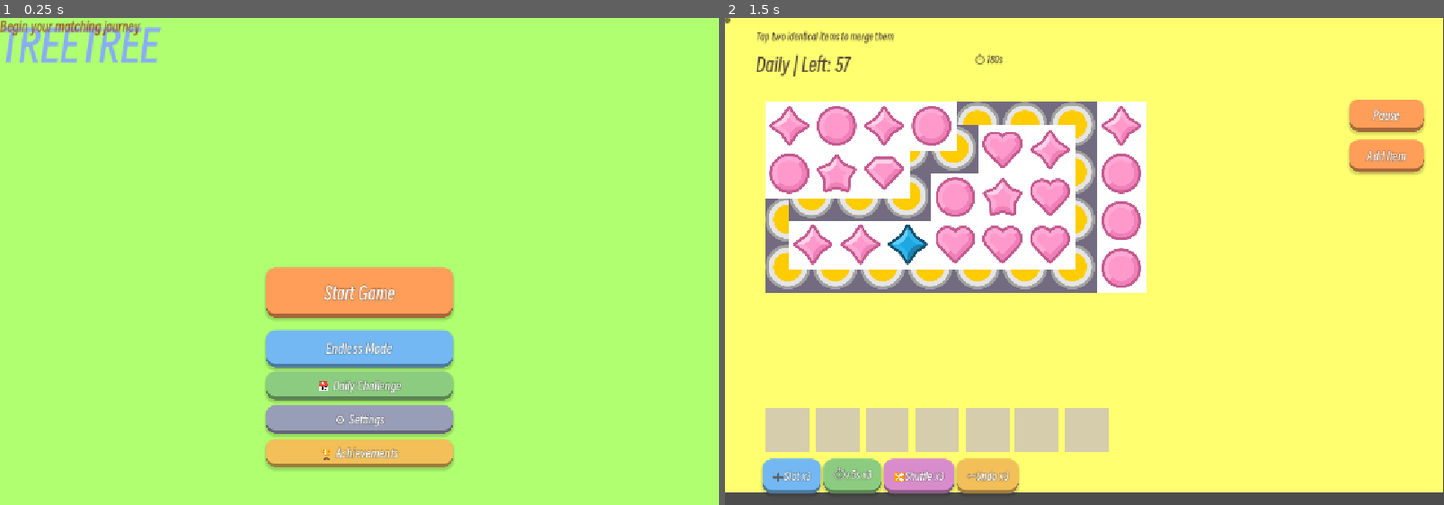
Above: before the commit, frames 1-2 (left to right).
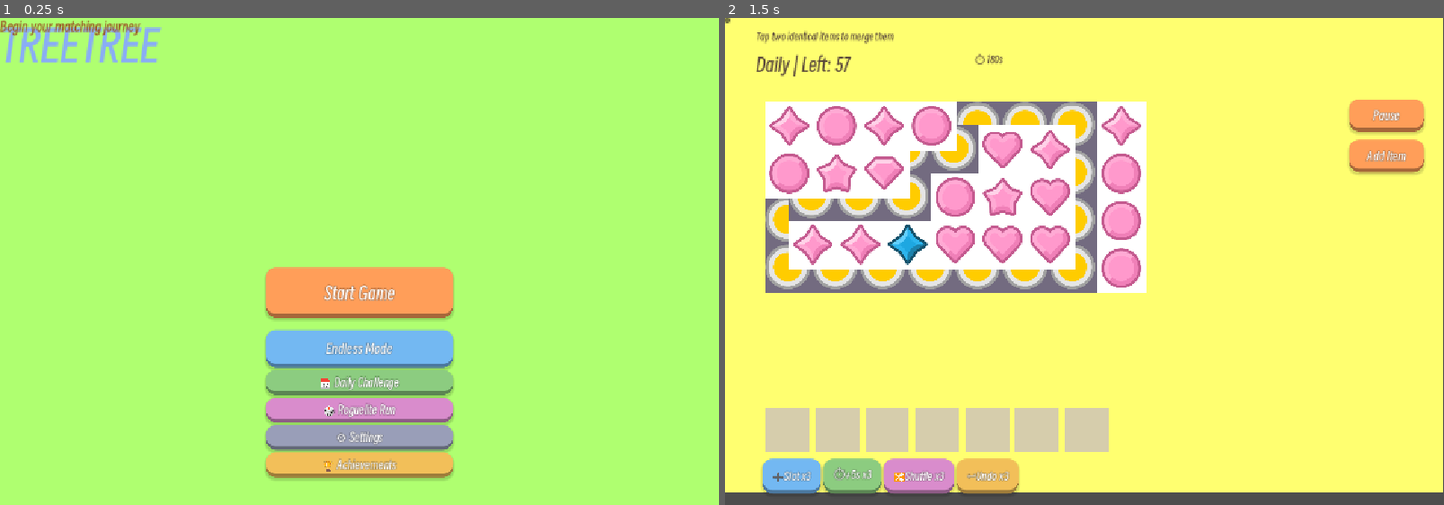
Above: after the commit, the same moments.

Repository: zxj-yu/tile-match-puzzle
Game: Godot game, scene res://scenes/Main.tscn
Two runs of this game, one before a commit and one after it. Both use one fixed random seed, a clock stepped at 60 frames per second and the inputs below.
Inputs:
- Up to frame 1 (0.25 s): no input
- Up to frame 2 (1.5 s): click "Add Item" at 0.5 s; click "📅 Daily Challenge" at 1.25 s

The runs differ from the first frame. In frame 1, 4.4% of the frame differs, in the area x 36-64%, y 72-96%; in frame 2, nothing differs.

Commit message:
feat: add Roguelite run mode with buff drafting
- New DAILY-style ROGUE mode: play escalating boards back to back; each
  cleared board offers a 3-of-6 buff draft (extra slot, +time, +undo,
  +shuffle, +25% score, combo cap +1) that stacks for the run
- Score accumulates across stages; combo cap and score multiplier read
  the run's buffs; timed boards scale with stage
- Losing ends the run and records best stage and best run score
  independently in the save
- In-code RogueBuffMenu overlay for the draft; title-screen entry,
  stage HUD, and run-summary result screen

Tests:
- test_rogue: buff-apply math, unknown-buff no-op, board escalation,
  distinct buff draft
- test_save_manager: record_rogue keeps best stage/score independently

Diff:
--- a/scripts/GridManager.gd
+++ b/scripts/GridManager.gd
@@ -1,11 +1,11 @@
 extends Node2D
 
-enum Mode { CAMPAIGN, ENDLESS, DAILY }
+enum Mode { CAMPAIGN, ENDLESS, DAILY, ROGUE }
 var mode = Mode.CAMPAIGN
 
-# 战役和每日都是限时模式，无尽不限时
+# 战役/每日/Roguelite 都是限时模式，无尽不限时
 func _is_timed() -> bool:
-	return mode == Mode.CAMPAIGN or mode == Mode.DAILY
+	return mode == Mode.CAMPAIGN or mode == Mode.DAILY or mode == Mode.ROGUE
 
 const CELL_SIZE = 76
 const GRID_ORIGIN = Vector2(60, 130)
@@ -48,6 +48,10 @@
 var skill_undo_left: int = 3
 # 撤销栈：存被收进托盘的方块字典（与 tiles 里同一个引用），可原样放回棋盘
 var undo_stack = []
+
+# ===== Roguelite 运行状态 =====
+var rogue_stage := 0        # 当前层数（从 1 开始）
+var rogue_mods := {}        # 本局累积的增益修正
 
 signal level_won(level_index: int)
 signal level_won_stars(level_index: int, stars: int, time_used: float)
@@ -60,6 +64,8 @@
 signal score_updated(current: int, combo: int)
 signal skills_updated(slot: int, time: int, shuffle: int, undo: int)
 signal daily_won(time_used: float)
+signal rogue_stage_started(stage: int, score: int)
+signal rogue_choose_buff(buffs: Array)
 
 func _ready():
 	_load_levels_from_json()
@@ -88,6 +94,8 @@
 		time_left = 0
 		timer_running = false
 		game_over = true
+		if mode == Mode.ROGUE:
+			SaveManager.record_rogue(rogue_stage, current_score)
 		SoundManager.play("lose")
 		emit_signal("game_lost")
 
@@ -161,6 +169,109 @@
 	timer_running = true
 	emit_signal("time_updated", time_left)
 	emit_signal("progress_changed", _count_playable())
+
+# ===== Roguelite：连打多层，每层通关三选一增益 =====
+const ROGUE_BUFFS = [
+	{ "id": "slot",    "name": "Extra Slot",  "desc": "+1 tray slot for the run" },
+	{ "id": "time",    "name": "Time Bonus",  "desc": "+15s on every board" },
+	{ "id": "undo",    "name": "Rewind+",     "desc": "+2 undo uses per board" },
+	{ "id": "shuffle", "name": "Reshuffle+",  "desc": "+2 shuffle uses per board" },
+	{ "id": "score",   "name": "Greed",       "desc": "+25% score gained" },
+	{ "id": "combo",   "name": "Combo Surge", "desc": "Combo multiplier cap +1" },
+]
+
+# 增益修正的默认值（也用于测试）
+static func default_rogue_mods() -> Dictionary:
+	return {
+		"bonus_slots": 0,
+		"bonus_time": 0.0,
+		"bonus_undo": 0,
+		"bonus_shuffle": 0,
+		"score_mult": 1.0,
+		"combo_cap": 3.0,
+	}
+
+# 把某个增益应用到 mods（纯函数，便于单元测试）
+static func apply_buff_to(mods: Dictionary, id: String) -> void:
+	match id:
+		"slot":    mods["bonus_slots"] += 1
+		"time":    mods["bonus_time"] += 15.0
+		"undo":    mods["bonus_undo"] += 2
+		"shuffle": mods["bonus_shuffle"] += 2
+		"score":   mods["score_mult"] += 0.25
+		"combo":   mods["combo_cap"] += 1.0
+
+# 随机抽 n 个不重复的增益供玩家选择
+func _random_buffs(n: int) -> Array:
+	var pool = ROGUE_BUFFS.duplicate()
+	pool.shuffle()
+	return pool.slice(0, min(n, pool.size()))
+
+# 根据当前修正返回连击上限 / 分数倍率（非 Roguelite 时用默认值）
+func _combo_cap() -> float:
+	if mode == Mode.ROGUE:
+		return float(rogue_mods.get("combo_cap", 3.0))
+	return 3.0
+
+func _score_mult() -> float:
+	if mode == Mode.ROGUE:
+		return float(rogue_mods.get("score_mult", 1.0))
+	return 1.0
+
+# 依难度递增生成矩形层叠棋盘
+func _rogue_layers(stage: int) -> Array:
+	var layer_count = min(2 + int(stage / 2), 4)
+	var base_w = min(5 + stage, 11)
+	var base_h = min(4 + int(stage / 2), 6)
+	var layers = []
+	for layer in range(layer_count):
+		var w = max(2, base_w - layer)
+		var h = max(2, base_h - layer)
+		var rows_arr = []
+		for r in range(h):
+			var line = ""
+			for c in range(w):
+				line += "X"
+			rows_arr.append(line)
+		layers.append(rows_arr)
+	return layers
+
+func start_rogue():
+	mode = Mode.ROGUE
+	rogue_stage = 1
+	rogue_mods = default_rogue_mods()
+	current_score = 0
+	combo_count = 0
+	_load_rogue_stage()
+
+func _load_rogue_stage():
+	_clear_board()
+	slot_count = BASE_SLOT_COUNT + int(rogue_mods.get("bonus_slots", 0))
+	_draw_slot_background()
+	game_over = false
+	is_paused = false
+	combo_count = 0
+	_reset_skills()
+	# 叠加本局增益带来的额外道具次数
+	skill_undo_left += int(rogue_mods.get("bonus_undo", 0))
+	skill_shuffle_left += int(rogue_mods.get("bonus_shuffle", 0))
+	emit_signal("skills_updated", skill_slot_left, skill_time_left_count, skill_shuffle_left, skill_undo_left)
+
+	var type_count = min(4 + int(rogue_stage / 2), 12)
+	_generate_board({ "types": type_count, "layers": _rogue_layers(rogue_stage) })
+
+	current_time_limit = 100.0 + float(rogue_mods.get("bonus_time", 0.0))
+	time_left = current_time_limit
+	timer_running = true
+	emit_signal("time_updated", time_left)
+	emit_signal("progress_changed", _count_playable())
+	emit_signal("rogue_stage_started", rogue_stage, current_score)
+
+# 玩家在结算里选了某个增益 → 应用并进入下一层
+func apply_rogue_buff(id: String):
+	apply_buff_to(rogue_mods, id)
+	rogue_stage += 1
+	_load_rogue_stage()
 
 func _reset_skills():
 	skill_slot_left = 3
@@ -198,6 +309,8 @@
 		start_endless()
 	elif mode == Mode.DAILY:
 		start_daily()
+	elif mode == Mode.ROGUE:
+		start_rogue()
 	else:
 		load_level(current_level)
 
@@ -428,6 +541,8 @@
 		timer_running = false
 		if mode == Mode.ENDLESS:
 			SaveManager.record_endless(endless_wave)
+		elif mode == Mode.ROGUE:
+			SaveManager.record_rogue(rogue_stage, current_score)
 		SoundManager.play("lose")
 		emit_signal("game_lost")
 		return
@@ -466,8 +581,8 @@
 func _award_score_with_effect(pos: Vector2):
 	combo_count += 1
 	combo_timer = COMBO_WINDOW
-	var mult = min(1.0 + (combo_count - 1) * 0.5, 3.0)
-	var points = int(100 * mult)
+	var mult = min(1.0 + (combo_count - 1) * 0.5, _combo_cap())
+	var points = int(100 * mult * _score_mult())
 	current_score += points
 	SaveManager.add_score(points)
 	emit_signal("score_updated", current_score, combo_count)
@@ -640,6 +755,14 @@
 		_load_endless_wave()
 		return
 
+	if mode == Mode.ROGUE:
+		# 本层清空：暂停并让玩家三选一增益，选完再进下一层
+		timer_running = false
+		SoundManager.play("win")
+		SaveManager.record_rogue(rogue_stage, current_score)
+		emit_signal("rogue_choose_buff", _random_buffs(3))
+		return
+
 	if mode == Mode.DAILY:
 		game_over = true
 		timer_running = false
--- /dev/null
+++ b/scripts/RogueBuffMenu.gd
@@ -0,0 +1,59 @@
+extends CanvasLayer
+# Roguelite 每层通关后的三选一增益界面。纯代码构建。
+# 打开时传入待选增益，玩家点选后发出 chosen(id)。
+
+signal chosen(id: String)
+
+var _box: Panel
+var _cards := []
+
+func _ready():
+	layer = 130          # 盖在结算面板之上
+	visible = false
+	_build_static()
+
+func _build_static():
+	var dim = ColorRect.new()
+	dim.color = Color(0, 0, 0, 0.6)
+	dim.set_anchors_and_offsets_preset(Control.PRESET_FULL_RECT)
+	dim.mouse_filter = Control.MOUSE_FILTER_STOP
+	add_child(dim)
+
+	_box = Panel.new()
+	_box.position = Vector2(325, 175)
+	_box.size = Vector2(500, 430)
+	add_child(_box)
+
+	var title = Label.new()
+	title.text = "Choose a Buff"
+	title.add_theme_font_size_override("font_size", 32)
+	title.position = Vector2(30, 18)
+	_box.add_child(title)
+
+func open(buffs: Array):
+	# 清掉上一次的卡片
+	for c in _cards:
+		if is_instance_valid(c):
+			c.queue_free()
+	_cards = []
+
+	var y = 74
+	for b in buffs:
+		var btn = Button.new()
+		btn.text = b["name"] + "\n" + b["desc"]
+		btn.position = Vector2(30, y)
+		btn.size = Vector2(440, 100)
+		btn.autowrap_mode = TextServer.AUTOWRAP_WORD_SMART
+		ButtonStyler.style(btn, Color(0.55, 0.72, 0.95), 22)
+		_box.add_child(btn)
+		var id = str(b["id"])
+		btn.pressed.connect(func(): _pick(id))
+		_cards.append(btn)
+		y += 112
+
+	visible = true
+
+func _pick(id: String):
+	SoundManager.play("skill")
+	visible = false
+	emit_signal("chosen", id)
--- a/scripts/SaveManager.gd
+++ b/scripts/SaveManager.gd
@@ -14,6 +14,8 @@
 	"achievements": [],      # 已解锁成就 id 列表
 	"daily_date": "",        # 最近一次每日挑战的日期 (YYYY-MM-DD)
 	"daily_best_time": 0.0,  # 当日最好通关用时（秒），0 表示今天还没通关
+	"rogue_best_stage": 0,   # Roguelite 到达过的最高层数
+	"rogue_best_score": 0,   # Roguelite 单局最高分
 }
 
 # 段位定义
@@ -127,6 +129,19 @@
 		return float(data["daily_best_time"])
 	return 0.0
 
+# ===== Roguelite 记录 =====
+# 分别保留最高层数与最高单局分
+func record_rogue(stage: int, score: int):
+	var changed = false
+	if stage > int(data.get("rogue_best_stage", 0)):
+		data["rogue_best_stage"] = stage
+		changed = true
+	if score > int(data.get("rogue_best_score", 0)):
+		data["rogue_best_score"] = score
+		changed = true
+	if changed:
+		save_game()
+
 # ===== 重置 =====
 func reset_save():
 	data = {
@@ -141,5 +156,7 @@
 		"achievements": [],
 		"daily_date": "",
 		"daily_best_time": 0.0,
+		"rogue_best_stage": 0,
+		"rogue_best_score": 0,
 	}
 	save_game()
--- a/scripts/UI.gd
+++ b/scripts/UI.gd
@@ -26,6 +26,8 @@
 var _toast_panel: Panel
 var _toast_title: Label
 var _toast_desc: Label
+# Roguelite 三选一增益界面
+var rogue_buff_menu
 
 var button_mode = "retry"
 
@@ -57,33 +59,45 @@
 	# 成就查看界面
 	achievements_menu = preload("res://scripts/AchievementsMenu.gd").new()
 	add_child(achievements_menu)
+	# Roguelite 增益选择界面
+	rogue_buff_menu = preload("res://scripts/RogueBuffMenu.gd").new()
+	add_child(rogue_buff_menu)
+	rogue_buff_menu.chosen.connect(func(id): grid_manager.apply_rogue_buff(id))
 	# 成就解锁提示浮层
 	_build_toast()
 	AchievementManager.achievement_unlocked.connect(_show_achievement_toast)
 
-	# 标题屏入口按钮：每日挑战 / 设置 / 成就（上下堆叠）
+	# 标题屏入口按钮：每日 / Roguelite / 设置 / 成就（上下堆叠）
 	var title_daily_btn = Button.new()
 	title_daily_btn.text = "📅 Daily Challenge"
-	title_daily_btn.position = Vector2(426, 566)
-	title_daily_btn.size = Vector2(300, 46)
+	title_daily_btn.position = Vector2(426, 564)
+	title_daily_btn.size = Vector2(300, 40)
 	$"../TitleScreen/Panel".add_child(title_daily_btn)
-	ButtonStyler.style(title_daily_btn, Color(0.55, 0.8, 0.5), 20)
+	ButtonStyler.style(title_daily_btn, Color(0.55, 0.8, 0.5), 19)
 	title_daily_btn.pressed.connect(_on_title_daily)
+
+	var title_rogue_btn = Button.new()
+	title_rogue_btn.text = "🎲 Roguelite Run"
+	title_rogue_btn.position = Vector2(426, 608)
+	title_rogue_btn.size = Vector2(300, 40)
+	$"../TitleScreen/Panel".add_child(title_rogue_btn)
+	ButtonStyler.style(title_rogue_btn, Color(0.85, 0.55, 0.8), 19)
+	title_rogue_btn.pressed.connect(_on_title_rogue)
 
 	var title_settings_btn = Button.new()
 	title_settings_btn.text = "⚙ Settings"
-	title_settings_btn.position = Vector2(426, 620)
-	title_settings_btn.size = Vector2(300, 46)
+	title_settings_btn.position = Vector2(426, 652)
+	title_settings_btn.size = Vector2(300, 40)
 	$"../TitleScreen/Panel".add_child(title_settings_btn)
-	ButtonStyler.style(title_settings_btn, Color(0.6, 0.62, 0.72), 20)
+	ButtonStyler.style(title_settings_btn, Color(0.6, 0.62, 0.72), 19)
 	title_settings_btn.pressed.connect(_open_settings)
 
 	var title_ach_btn = Button.new()
 	title_ach_btn.text = "🏆 Achievements"
-	title_ach_btn.position = Vector2(426, 674)
-	title_ach_btn.size = Vector2(300, 46)
+	title_ach_btn.position = Vector2(426, 696)
+	title_ach_btn.size = Vector2(300, 40)
 	$"../TitleScreen/Panel".add_child(title_ach_btn)
-	ButtonStyler.style(title_ach_btn, Color(0.95, 0.75, 0.35), 20)
+	ButtonStyler.style(title_ach_btn, Color(0.95, 0.75, 0.35), 19)
 	title_ach_btn.pressed.connect(_open_achievements)
 
 	# 暂停面板的齿轮入口
@@ -105,6 +119,8 @@
 	grid_manager.score_updated.connect(_on_score_updated)
 	grid_manager.skills_updated.connect(_on_skills_updated)
 	grid_manager.daily_won.connect(_on_daily_won)
+	grid_manager.rogue_choose_buff.connect(_on_rogue_choose_buff)
+	grid_manager.rogue_stage_started.connect(_on_rogue_stage_started)
 
 	result_panel.visible = false
 	start_menu.visible = false
@@ -165,6 +181,19 @@
 	skill_bar.visible = true
 	grid_manager.start_daily()
 
+func _on_title_rogue():
+	SoundManager.play("button")
+	title_screen.hide_screen()
+	pause_button.visible = true
+	skill_bar.visible = true
+	grid_manager.start_rogue()
+
+func _on_rogue_choose_buff(buffs: Array):
+	rogue_buff_menu.open(buffs)
+
+func _on_rogue_stage_started(stage: int, score: int):
+	message_label.text = "Roguelite — Stage %d   Score %d" % [stage, score]
+
 # ===== Level select =====
 func _on_level_chosen(index: int):
 	SoundManager.play("button")
@@ -302,6 +331,8 @@
 		score_label.text = "Left: " + str(remaining)
 	elif grid_manager.mode == grid_manager.Mode.DAILY:
 		score_label.text = "Daily | Left: " + str(remaining)
+	elif grid_manager.mode == grid_manager.Mode.ROGUE:
+		score_label.text = "Rogue St.%d | Left: %d" % [grid_manager.rogue_stage, remaining]
 	else:
 		score_label.text = "Level " + str(grid_manager.current_level + 1) + " | Left: " + str(remaining)
 
@@ -366,6 +397,10 @@
 	button_mode = "retry"
 	if grid_manager.mode == grid_manager.Mode.ENDLESS:
 		result_label.text = "Reached Wave " + str(grid_manager.endless_wave + 1) + "!"
+	elif grid_manager.mode == grid_manager.Mode.ROGUE:
+		result_label.text = "Run over!\nStage %d   Score %d\nBest: Stage %d / %d pts" % [
+			grid_manager.rogue_stage, grid_manager.current_score,
+			int(SaveManager.data["rogue_best_stage"]), int(SaveManager.data["rogue_best_score"])]
 	else:
 		result_label.text = "Time's up / Tray full!"
 	result_button.text = "Try Again"
--- /dev/null
+++ b/tests/test_rogue.gd
@@ -0,0 +1,65 @@
+extends GutTest
+
+var GM = preload("res://scripts/GridManager.gd")
+var gm: Node
+
+func before_each():
+	gm = GM.new()
+	gm.item_scene = load("res://scenes/Item.tscn")
+	add_child_autofree(gm)
+
+func _cell_count(layers) -> int:
+	var c = 0
+	for rows in layers:
+		for line in rows:
+			c += line.length()
+	return c
+
+# ===== 增益应用（纯函数）=====
+func test_default_mods_have_expected_keys():
+	var m = GM.default_rogue_mods()
+	assert_eq(m["bonus_slots"], 0, "默认无额外槽位")
+	assert_almost_eq(float(m["score_mult"]), 1.0, 0.001, "默认分数倍率1.0")
+	assert_almost_eq(float(m["combo_cap"]), 3.0, 0.001, "默认连击上限3.0")
+
+func test_apply_buff_slot_stacks():
+	var m = GM.default_rogue_mods()
+	GM.apply_buff_to(m, "slot")
+	GM.apply_buff_to(m, "slot")
+	assert_eq(m["bonus_slots"], 2, "两次+槽位应累加为2")
+
+func test_apply_buff_score_and_combo():
+	var m = GM.default_rogue_mods()
+	GM.apply_buff_to(m, "score")
+	assert_almost_eq(float(m["score_mult"]), 1.25, 0.001, "Greed 应 +25%")
+	GM.apply_buff_to(m, "combo")
+	assert_almost_eq(float(m["combo_cap"]), 4.0, 0.001, "Combo Surge 上限 +1")
+
+func test_apply_buff_time_undo_shuffle():
+	var m = GM.default_rogue_mods()
+	GM.apply_buff_to(m, "time")
+	GM.apply_buff_to(m, "undo")
+	GM.apply_buff_to(m, "shuffle")
+	assert_almost_eq(float(m["bonus_time"]), 15.0, 0.001)
+	assert_eq(m["bonus_undo"], 2)
+	assert_eq(m["bonus_shuffle"], 2)
+
+func test_unknown_buff_is_noop():
+	var m = GM.default_rogue_mods()
+	GM.apply_buff_to(m, "nonexistent")
+	assert_eq(m["bonus_slots"], 0, "未知增益不应改动任何字段")
+
+# ===== 棋盘随层数递增 =====
+func test_rogue_layers_escalate():
+	var early = gm._rogue_layers(1)
+	var late = gm._rogue_layers(6)
+	assert_true(_cell_count(late) > _cell_count(early), "更高层应生成更多方块")
+
+# ===== 增益抽取 =====
+func test_random_buffs_returns_distinct_count():
+	var b = gm._random_buffs(3)
+	assert_eq(b.size(), 3, "应返回3个增益")
+	var ids = {}
+	for x in b:
+		ids[x["id"]] = true
+	assert_eq(ids.size(), 3, "3个增益应互不相同")
--- a/tests/test_save_manager.gd
+++ b/tests/test_save_manager.gd
@@ -40,3 +40,17 @@
 	assert_false(SaveManager.daily_done_today(), "还没通关时应为 false")
 	SaveManager.record_daily(42.0)
 	assert_true(SaveManager.daily_done_today(), "通关后当天应为 true")
+
+# ===== Roguelite 记录 =====
+func test_rogue_records_best_stage_and_score_independently():
+	SaveManager.data["rogue_best_stage"] = 0
+	SaveManager.data["rogue_best_score"] = 0
+	SaveManager.record_rogue(3, 500)
+	assert_eq(int(SaveManager.data["rogue_best_stage"]), 3, "首次记录层数3")
+	assert_eq(int(SaveManager.data["rogue_best_score"]), 500, "首次记录分数500")
+	SaveManager.record_rogue(2, 999)   # 层数更低、分数更高
+	assert_eq(int(SaveManager.data["rogue_best_stage"]), 3, "更低层数不应覆盖最高层")
+	assert_eq(int(SaveManager.data["rogue_best_score"]), 999, "更高分应更新")
+	SaveManager.record_rogue(5, 100)   # 层数更高、分数更低
+	assert_eq(int(SaveManager.data["rogue_best_stage"]), 5, "更高层应更新")
+	assert_eq(int(SaveManager.data["rogue_best_score"]), 999, "更低分不应覆盖最高分")
Not shown, added: scripts/RogueBuffMenu.gd.uid
Not shown, added: tests/test_rogue.gd.uid
